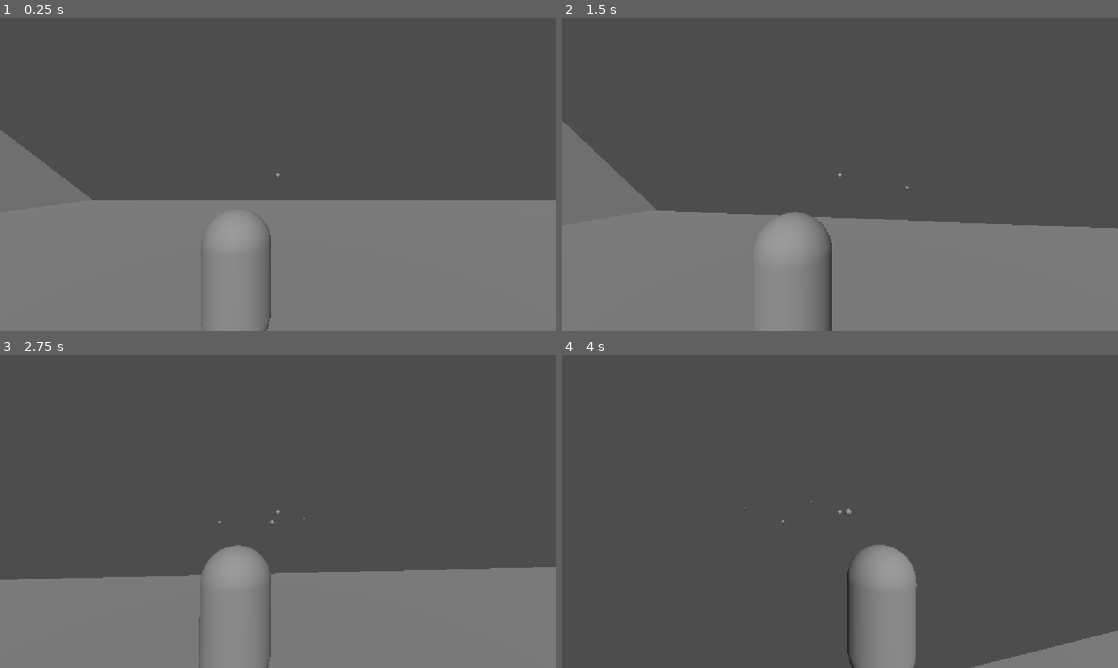
Above: before the commit, frames 1-4 (two rows, left to right).
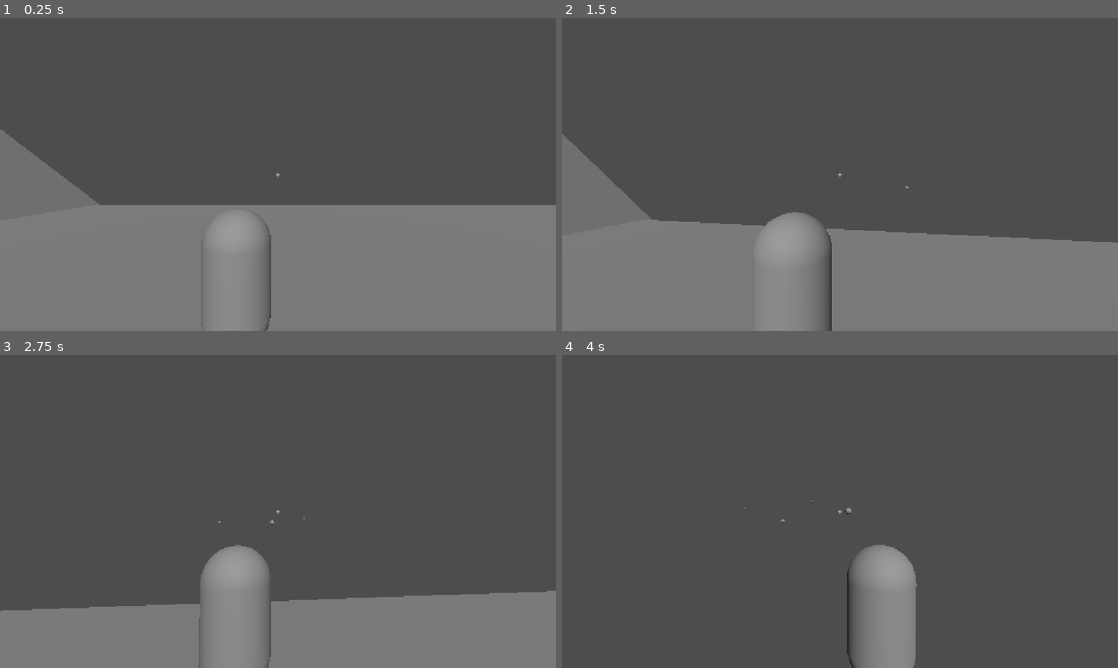
Above: after the commit, the same moments.

Repository: L2D0/3d-runntime-test
Game: Godot game, scene res://world.tscn
Two runs of this game, one before a commit and one after it. Both use one fixed random seed, a clock stepped at 60 frames per second and the inputs below.
Inputs (mouse positions are in pixels of both pictures, inside the frame that each line leads up to):
- Up to frame 1 (0.25 s): no input
- Up to frame 2 (1.5 s): tap Enter at 0.5 s; move the mouse to (867, 174) at 0.52 s; press the mouse at (867, 174) at 0.53 s; hold W (move_forward) from 0.53 s (still down); tap Space (jump) at 0.77 s; move the mouse to (812, 174) at 1.27 s; release the mouse at (812, 174) at 1.28 s; right-click (812, 174) at 1.35 s
- Up to frame 3 (2.75 s): keep holding W (move_forward); tap Space (jump) at 1.52 s; click (250, 511) at 1.55 s; move the mouse to (289, 505) at 2.02 s; press the mouse at (289, 505) at 2.03 s
- Up to frame 4 (4 s): keep holding W (move_forward); move the mouse to (834, 517) at 2.77 s; release the mouse at (834, 517) at 2.78 s; tap Middle mouse button (switch_shoulder) at 2.85 s; tap Space (jump) at 3.02, 3.77 s; click (834, 517) at 3.05 s; move the mouse to (878, 514) at 3.52 s; press the mouse at (878, 514) at 3.53 s

The runs differ from the first frame. In frame 1, 1.3% of the frame differs, in the area x 0-100%, y 35-60%; in frame 2, 3.6%; in frame 3, 7.6%, in the area x 0-100%, y 67-82%; in frame 4, 1.6%.

Commit message:
0.5

Diff:
--- a/player/player.gd
+++ b/player/player.gd
@@ -1,5 +1,9 @@
 
 extends CharacterBody3D
+
+const CAMERA_MARGIN = 0.3
+
+@onready var shoulder_ray = $CameraPivot/ShoulderRay
 
 const FIREBALL = preload("res://spells/fireball.tscn")
 
@@ -24,6 +28,9 @@
 @onready var spring_arm = $CameraPivot/SpringArm3D
 
 func _ready():
+
+	shoulder_ray.add_exception(self)
+
 	aim_ray.add_exception(self)
 	Input.mouse_mode = Input.MOUSE_MODE_CAPTURED
 	spring_arm.add_excluded_object(get_rid())
@@ -72,8 +79,22 @@
 var shoulder_side = 1.0
 
 func _process(delta):
+
 	var target_x = SHOULDER_OFFSET * shoulder_side
+
+	shoulder_ray.target_position = Vector3(target_x, 0, 0)
+	shoulder_ray.force_raycast_update()
+	var max_offset = SHOULDER_OFFSET
+	if shoulder_ray.is_colliding():
+		var hit_distance = shoulder_ray.global_position.distance_to(shoulder_ray.get_collision_point())
+		max_offset = max(hit_distance - CAMERA_MARGIN, 0.0)
+
 	spring_arm.position.x = lerp(spring_arm.position.x, target_x, SHOULDER_SWITCH_SPEED * delta)
+	if shoulder_side > 0:
+		spring_arm.position.x = min(spring_arm.position.x, max_offset)
+	else:
+		spring_arm.position.x = max(spring_arm.position.x, -max_offset)
+
 	var target_distance = AIM_CAMERA_DISTANCE if is_aiming else CAMERA_DISTANCE
 	spring_arm.spring_length = lerp(spring_arm.spring_length, target_distance, ZOOM_SPEED * delta)
 
--- a/player/player.tscn
+++ b/player/player.tscn
@@ -7,6 +7,9 @@
 [sub_resource type="CapsuleMesh" id="CapsuleMesh_g4v7s"]
 
 [sub_resource type="BoxMesh" id="BoxMesh_57qmd"]
+
+[sub_resource type="SphereShape3D" id="SphereShape3D_oul6g"]
+radius = 0.2
 
 [node name="player" type="CharacterBody3D" unique_id=1834096749]
 script = ExtResource("1_4flbx")
@@ -31,12 +34,15 @@
 
 [node name="SpringArm3D" type="SpringArm3D" parent="CameraPivot" unique_id=916567558]
 transform = Transform3D(1, 0, 0, 0, 1, 0, 0, 0, 1, 0.6, 0, 0)
+shape = SubResource("SphereShape3D_oul6g")
 spring_length = 3.0
 
 [node name="Camera3D" type="Camera3D" parent="CameraPivot/SpringArm3D" unique_id=858702381]
 
 [node name="AimRay" type="RayCast3D" parent="CameraPivot/SpringArm3D/Camera3D" unique_id=515453597]
 target_position = Vector3(0, 0, -100)
+
+[node name="ShoulderRay" type="RayCast3D" parent="CameraPivot" unique_id=788421863]
 
 [node name="CanvasLayer" type="CanvasLayer" parent="." unique_id=357812548]
 
--- a/project.godot
+++ b/project.godot
@@ -19,6 +19,10 @@
 
 window/stretch/mode="canvas_items"
 window/stretch/aspect="expand"
+
+[dotnet]
+
+project/assembly_name="New Game Project"
 
 [input]
 
--- a/world.tscn
+++ b/world.tscn
@@ -32,4 +32,4 @@
 environment = SubResource("Environment_g4v7s")
 
 [node name="player" parent="." unique_id=1834096749 instance=ExtResource("1_fj7yv")]
-transform = Transform3D(1, 0, 0, 0, 1, 0, 0, 0, 1, -5.517042, 1.499999, -8.336519)
+transform = Transform3D(1, 0, 0, 0, 1, 0, 0, 0, 1, -8.767302, 1.4999995, -11.299179)
